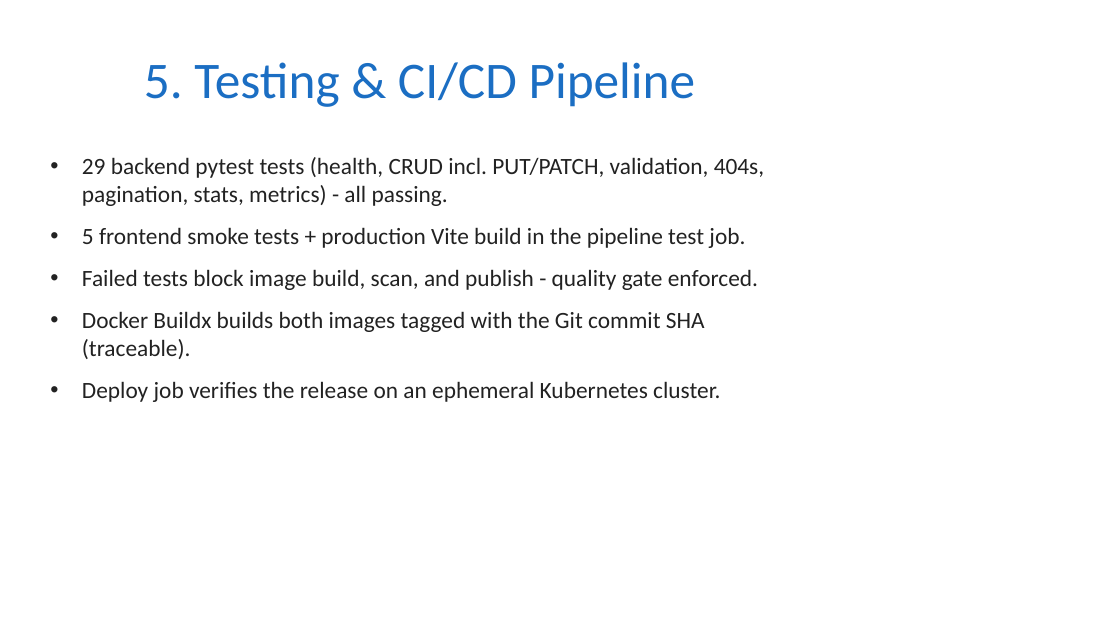
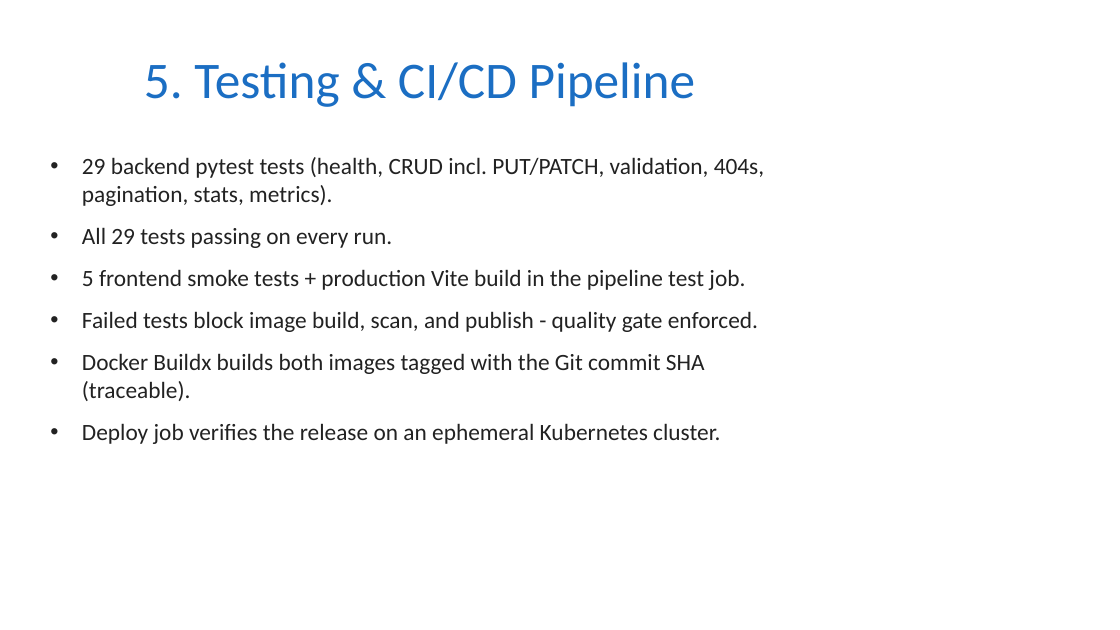
Before and after one commit to Monika-Bhardwaj/OpsPulse-Deployment-Reliability-Operations-Platform, a slide deck: slide 5 of demo/presentation.pptx. Drawn at 1120x630 pixels with LibreOffice and Linux fonts; fonts in the diff are those of the drawing. Boxes give left, top, right and bottom in pixels: in the first picture for what was removed or moved away, otherwise in the second. Text is boxed around its words. In the diff, an @@ line names an element or a change of style, - is before the commit and + after.

Commit message:
fix(security): zero-CVE backend on Alpine, pytest 9.0.3, PNG slide exports for universal viewing

```diff
--- a/demo/presentation.pptx
+++ b/demo/presentation.pptx
@@ text at (x1=82, y1=157, x2=764, y2=248): text changed @@
-• 29 backend pytest tests (health, CRUD incl. PUT/PATCH, validation, 404s, pagination, stats, metrics) - all passing.
+• 29 backend pytest tests (health, CRUD incl. PUT/PATCH, validation, 404s, pagination, stats, metrics).
+• All 29 tests passing on every run.
```
Also in this commit, not shown: 16 other files.
